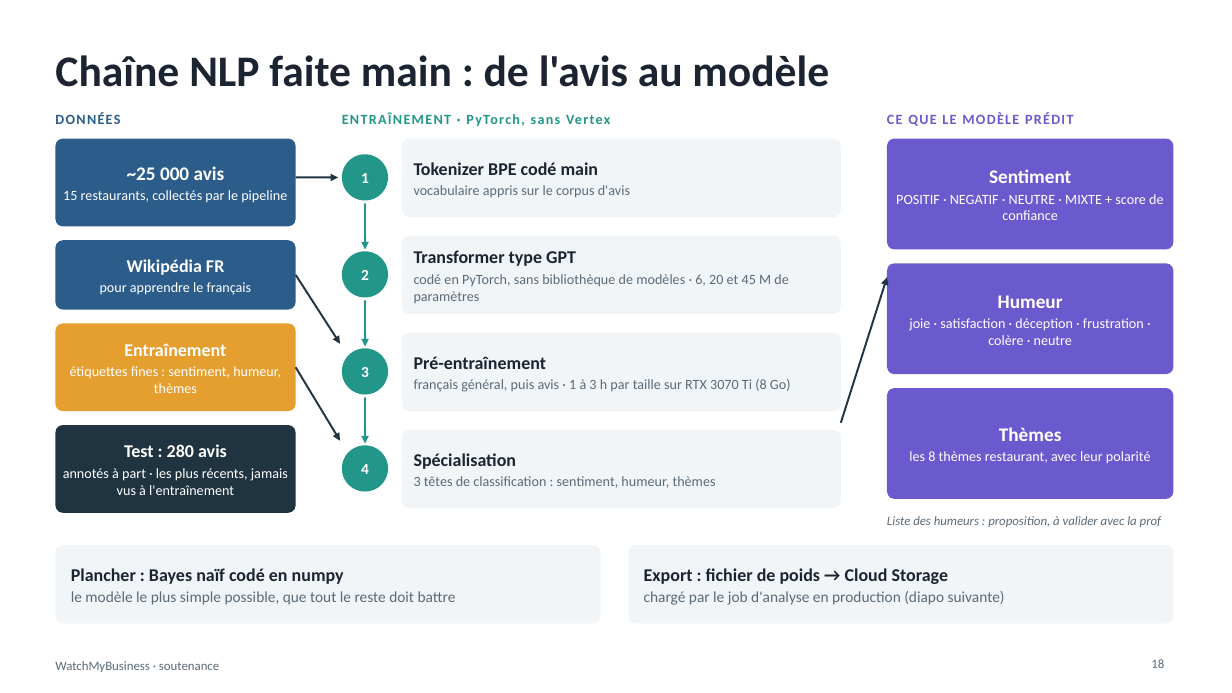
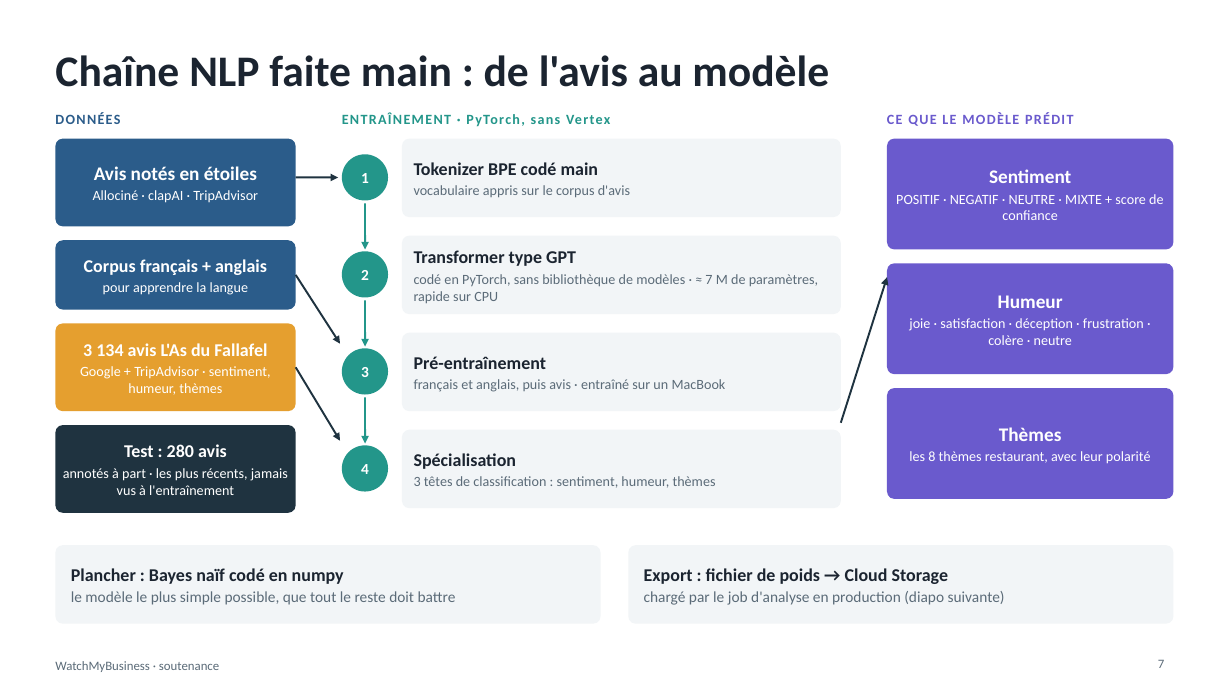
Before and after one commit to jackamrl/watchMyBusiness, a slide deck: slide 7 of docs/WatchMyBusiness-soutenance.pptx (slide 18 before the commit). Drawn at 1232x693 pixels with LibreOffice and Linux fonts; fonts in the diff are those of the drawing. Boxes give left, top, right and bottom in pixels: in the first picture for what was removed or moved away, otherwise in the second. Text is boxed around its words. In the diff, an @@ line names an element or a change of style, - is before the commit and + after.

```diff
--- a/docs/WatchMyBusiness-soutenance.pptx
+++ b/docs/WatchMyBusiness-soutenance.pptx
@@ text at (93, 166, 258, 203): text changed @@
-~25 000 avis
-15 restaurants, collectés par le pipeline
+Avis notés en étoiles
+Allociné · clapAI · TripAdvisor
@@ text at (84, 259, 267, 295): text changed; size 11 to 14 pt; bold on @@
-Wikipédia FR
-pour apprendre le français
+Corpus français + anglais
+pour apprendre la langue
@@ text at (414, 274, 818, 303): text changed @@
-codé en PyTorch, sans bibliothèque de modèles · 6, 20 et 45 M de paramètres
+codé en PyTorch, sans bibliothèque de modèles · ≈ 7 M de paramètres, rapide sur CPU
@@ text at (80, 343, 271, 395): text changed @@
-Entraînement
-étiquettes fines : sentiment, humeur, thèmes
+3 134 avis L'As du Fallafel
+Google + TripAdvisor · sentiment, humeur, thèmes
@@ text at (414, 379, 726, 392): text changed @@
-français général, puis avis · 1 à 3 h par taille sur RTX 3070 Ti (8 Go)
+français et anglais, puis avis · entraîné sur un MacBook
@@ text removed at (887, 516, 1161, 527) @@
-Liste des humeurs : proposition, à valider avec la prof
@@ text at (1158, 660, 1164, 668): text changed @@
-18
+7
```
Also in this commit, not shown: 19 other slides changed, 3 slides added, 1 slide removed, 44 other files.
